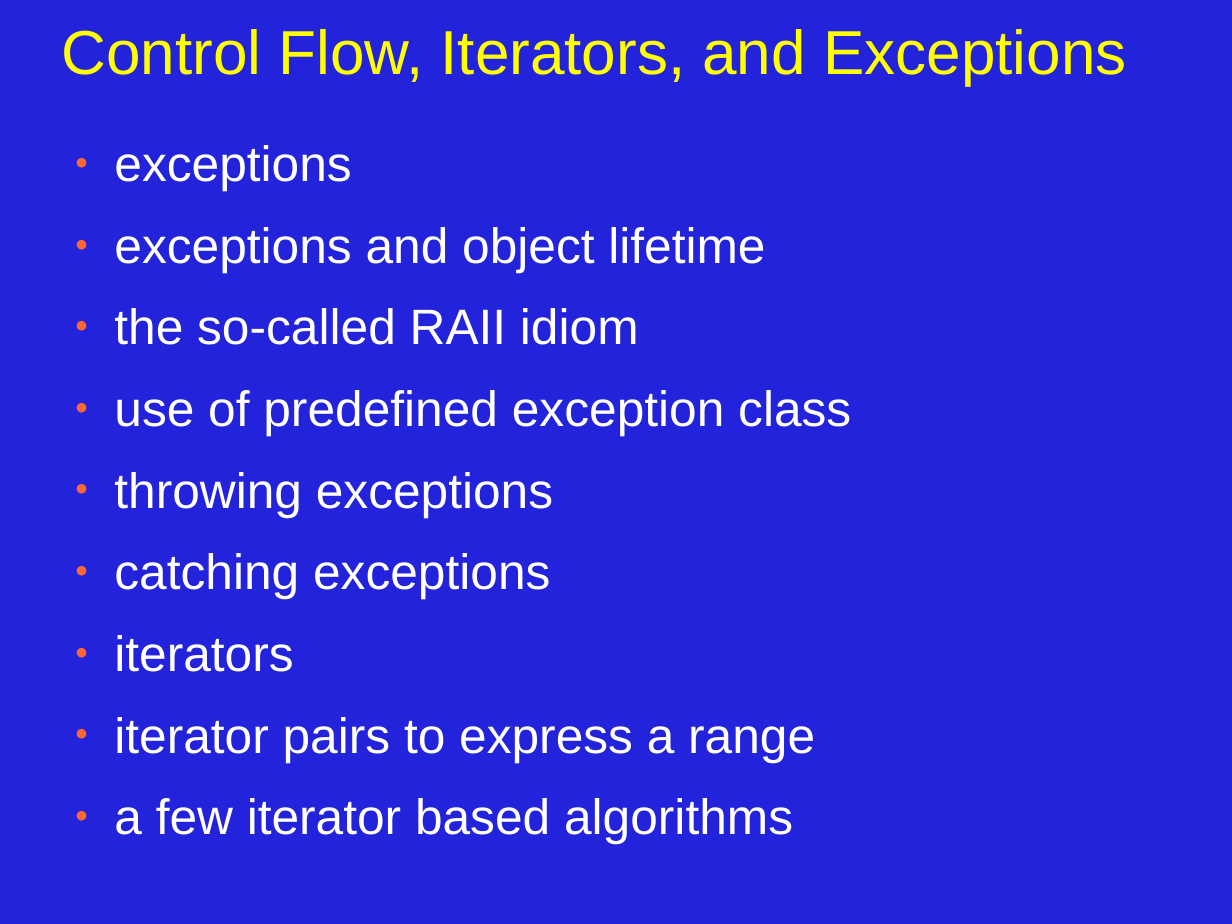
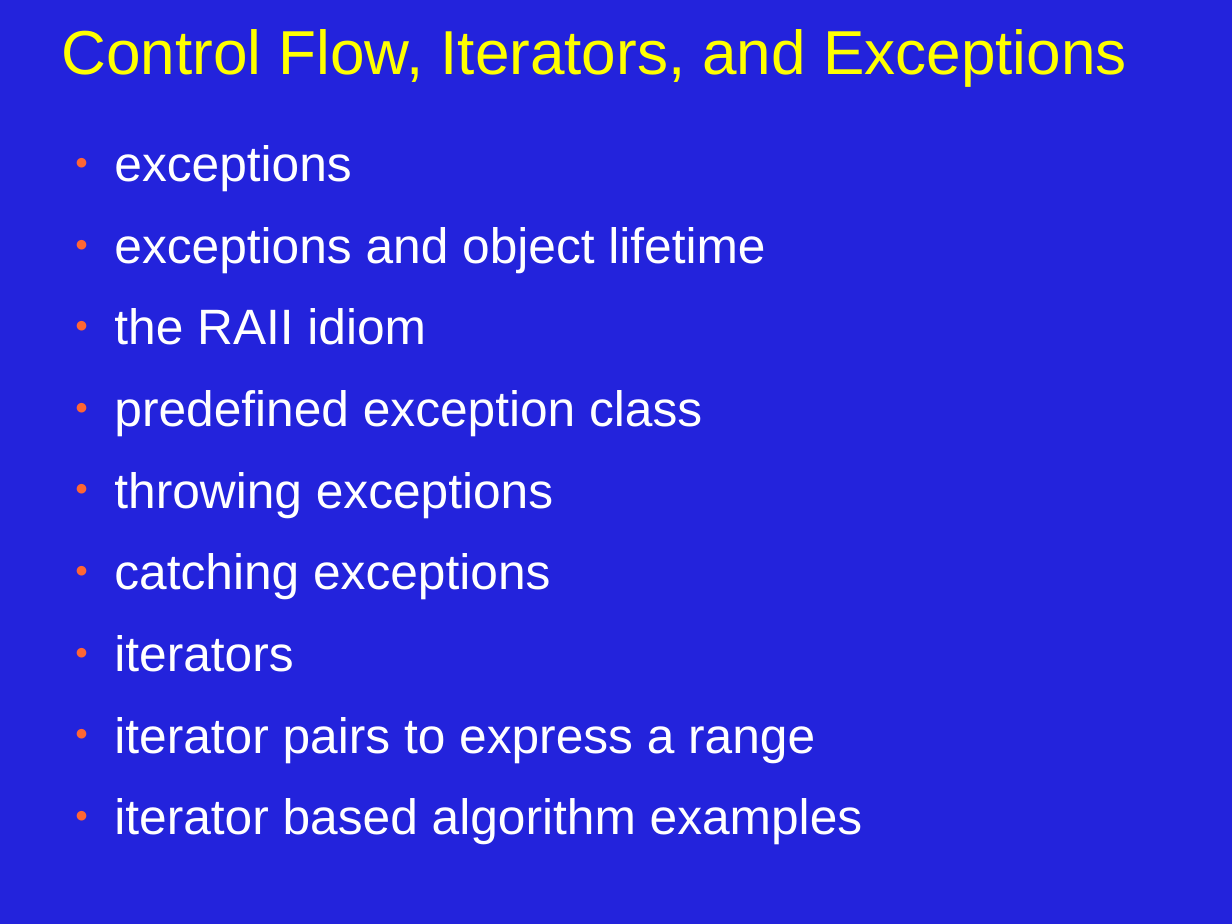
Before and after one commit to JonJagger/two-day-courses, a slide deck: slide 1 of cppf/05_Control_Flow_Iterators_and_Exceptions.odp. Drawn at 1232x924 pixels with LibreOffice and Linux fonts; fonts in the diff are those of the drawing. Boxes give left, top, right and bottom in pixels: in the first picture for what was removed or moved away, otherwise in the second. Text is boxed around its words. In the diff, an @@ line names an element or a change of style, - is before the commit and + after.

```diff
--- a/cppf/05_Control_Flow_Iterators_and_Exceptions.odp
+++ b/cppf/05_Control_Flow_Iterators_and_Exceptions.odp
@@ text at <box>114,308,702,436</box>: text changed @@
-● the so-called RAII idiom
-● use of predefined exception class
+● the RAII idiom
+● predefined exception class
@@ text at <box>114,798,863,844</box>: text changed @@
-● a few iterator based algorithms
+● iterator based algorithm examples
```
Also in this commit, not shown: 12 other slides changed, 3 slides added, 5 slides removed, 2 other files.
